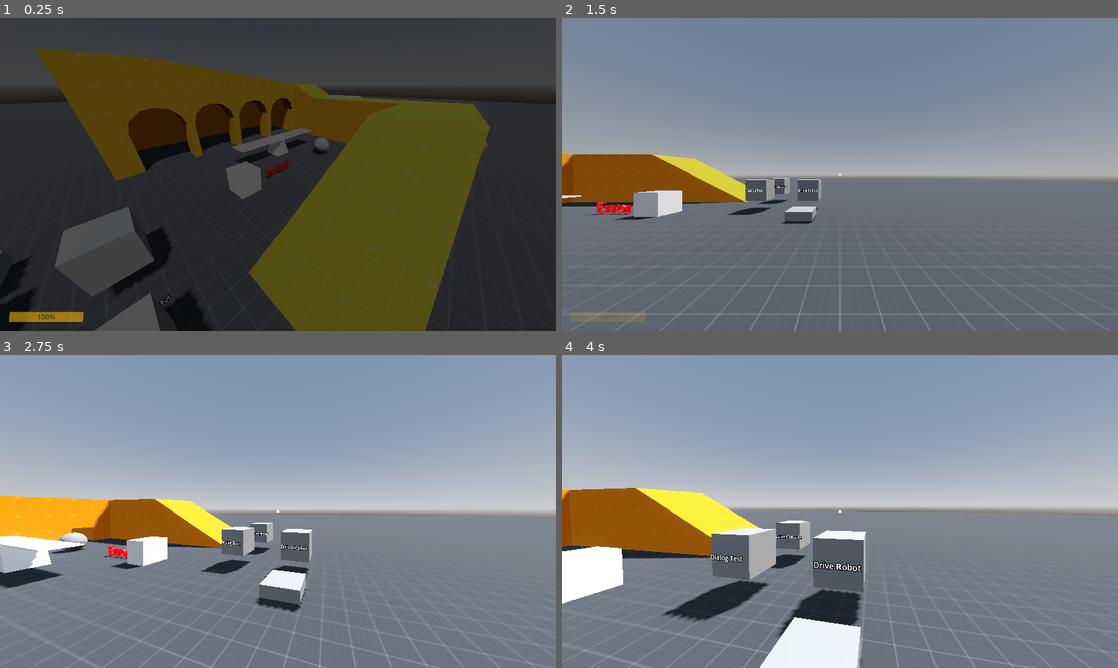
Above: before the commit, frames 1-4 (two rows, left to right).
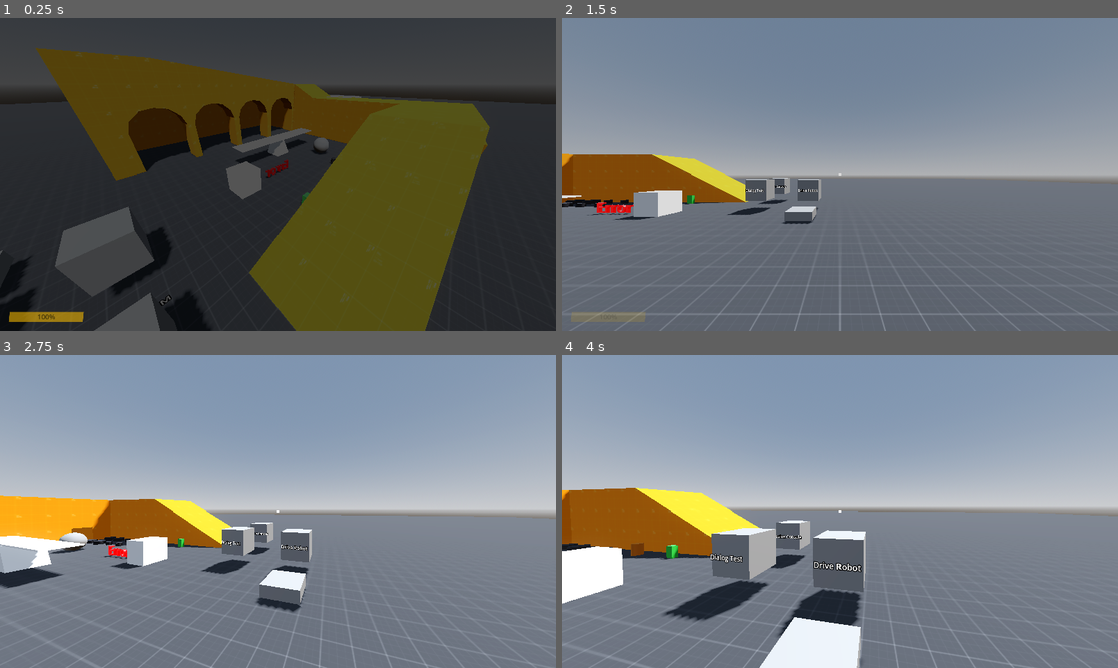
Above: after the commit, the same moments.

Repository: m-rafiwidya/Last-Light-NasaSpaceApps
Game: Godot game, scene res://src/main.tscn
The game is run twice, just before and just after one commit, with the same random seed, the same clock (stepped at 60 frames per second) and the same inputs.
Inputs (mouse positions are in pixels of both pictures, inside the frame that each line leads up to):
- Up to frame 1 (0.25 s): no input
- Up to frame 2 (1.5 s): click "Start" at 0.5 s; move the mouse to (867, 174) at 1.27 s; hold W (move_forward) from 1.28 s (still down); click (867, 174) at 1.35 s
- Up to frame 3 (2.75 s): keep holding W (move_forward); tap Space (move_jump) at 1.52, 2.27 s; move the mouse to (250, 511) at 2.02 s; right-click (250, 511) at 2.1 s
- Up to frame 4 (4 s): keep holding W (move_forward); move the mouse to (851, 505) at 2.77 s; tap E (interact_use) at 2.85 s; move the mouse to (834, 517) at 3.52 s; tap Ctrl (move_crouch) at 3.6 s; tap Space (move_jump) at 3.77 s

The runs differ from the first frame. In frame 1, less than 0.1% of the frame differs, in the area x 54-61%, y 44-60%; in frame 2, 0.2%; in frame 3, 0.1%; in frame 4, 0.3%, in the area x 0-21%, y 60-66%.

Commit message:
introduced part system

Diff:
--- a/game/src/levels/test_level.tscn
+++ b/game/src/levels/test_level.tscn
@@ -7,6 +7,10 @@
 [ext_resource type="Resource" uid="uid://caanilnhaye2v" path="res://res/dialogs/test_sequence.tres" id="5_dlgseq"]
 [ext_resource type="PackedScene" uid="uid://dvqu81j65chtr" path="res://src/robot/robot.tscn" id="6_robot"]
 [ext_resource type="Script" uid="uid://dejcbl7savjo6" path="res://src/robot/robot_controller.gd" id="7_robotctl"]
+[ext_resource type="PackedScene" uid="uid://6lqw13v7axa8" path="res://src/robot/socket/hotswap_socket.tscn" id="20_socket"]
+[ext_resource type="PackedScene" uid="uid://dtk4pjjttlx0" path="res://src/robot/socket/wheel_part.tscn" id="21_wheel"]
+[ext_resource type="PackedScene" path="res://src/robot/socket/motor_part.tscn" id="22_motor"]
+[ext_resource type="PackedScene" path="res://src/robot/socket/battery_part.tscn" id="23_battery"]
 
 [sub_resource type="ProceduralSkyMaterial" id="ProceduralSkyMaterial_6o3kl"]
 sky_horizon_color = Color(0.66224277, 0.6717428, 0.6867428, 1)
@@ -399,3 +403,56 @@
 [node name="Robot" parent="." unique_id=1373955819 node_paths=PackedStringArray("controller") instance=ExtResource("6_robot")]
 transform = Transform3D(1, 0, 0, 0, 1, 0, 0, 0, 1, 10.5, 0.5, -1.2)
 controller = NodePath("../RobotController")
+
+[node name="HotswapSocketWheel" parent="." unique_id=1283709664 instance=ExtResource("20_socket")]
+transform = Transform3D(1, 0, 0, 0, 1, 0, 0, 0, 1, -1, 0, -3)
+socket_name = "Wheel Socket"
+accepts_any_type = false
+
+[node name="HotswapSocketMotor" parent="." unique_id=1298098854 instance=ExtResource("20_socket")]
+transform = Transform3D(1, 0, 0, 0, 1, 0, 0, 0, 1, 1, 0, -3)
+socket_name = "Motor Socket"
+accepts_any_type = false
+accepted_type = 1
+
+[node name="HotswapSocketBattery" parent="." unique_id=321431165 instance=ExtResource("20_socket")]
+transform = Transform3D(1, 0, 0, 0, 1, 0, 0, 0, 1, 3, 0, -3)
+socket_name = "Battery Socket"
+accepts_any_type = false
+accepted_type = 2
+
+[node name="WheelPart" parent="." unique_id=483669891 instance=ExtResource("21_wheel")]
+transform = Transform3D(1, 0, 0, 0, 1, 0, 0, 0, 1, -1, 0.5, -4.5)
+
+[node name="WheelPart2" parent="." unique_id=836262940 instance=ExtResource("21_wheel")]
+transform = Transform3D(1, 0, 0, 0, 1, 0, 0, 0, 1, -2, 0.5, -4.5)
+
+[node name="WheelPart3" parent="." unique_id=732545009 instance=ExtResource("21_wheel")]
+transform = Transform3D(1, 0, 0, 0, 1, 0, 0, 0, 1, -1, 0.5, -3.5)
+
+[node name="WheelPart4" parent="." unique_id=62990532 instance=ExtResource("21_wheel")]
+transform = Transform3D(1, 0, 0, 0, 1, 0, 0, 0, 1, -2, 0.5, -3.5)
+
+[node name="WheelPart5" parent="." unique_id=896151358 instance=ExtResource("21_wheel")]
+transform = Transform3D(1, 0, 0, 0, 1, 0, 0, 0, 1, -3, 0.5, -4.5)
+radius = 0.3
+
+[node name="WheelPart6" parent="." unique_id=1784414197 instance=ExtResource("21_wheel")]
+transform = Transform3D(1, 0, 0, 0, 1, 0, 0, 0, 1, -4, 0.5, -4.5)
+radius = 0.3
+
+[node name="WheelPart7" parent="." unique_id=1706634199 instance=ExtResource("21_wheel")]
+transform = Transform3D(1, 0, 0, 0, 1, 0, 0, 0, 1, -3, 0.5, -3.5)
+radius = 0.3
+
+[node name="WheelPart8" parent="." unique_id=785140708 instance=ExtResource("21_wheel")]
+transform = Transform3D(1, 0, 0, 0, 1, 0, 0, 0, 1, -4, 0.5, -3.5)
+radius = 0.3
+
+[node name="MotorPart" parent="." unique_id=664850556 instance=ExtResource("22_motor")]
+transform = Transform3D(1, 0, 0, 0, 1, 0, 0, 0, 1, 1, 0.5, -4.5)
+max_torque = 100.0
+
+[node name="BatteryPart" parent="." unique_id=1593277663 instance=ExtResource("23_battery")]
+transform = Transform3D(1, 0, 0, 0, 1, 0, 0, 0, 1, 3, 0.5, -4.5)
+capacity = 100.0
--- a/game/src/robot/robot.gd
+++ b/game/src/robot/robot.gd
@@ -11,6 +11,15 @@
 @export var pivot: Node3D
 @export var camera: Camera3D
 @export var raycast: RayCast3D
+
+# Sockets that hold the wheel parts. Each wheel is placed by the running gear
+# (suspension travel) and takes its radius from the mounted WheelPart.
+@export_group("Wheel Sockets")
+@export var front_left_socket: HotswapSocket
+@export var front_right_socket: HotswapSocket
+@export var rear_left_socket: HotswapSocket
+@export var rear_right_socket: HotswapSocket
+@export_group("")
 
 # Single fixed gear, used for both forward and reverse. The engine is rigidly
 # coupled to the driven wheels (no clutch).
@@ -37,6 +46,8 @@
 var motor_torque: float = 0.0
 var differential_angular_velocity: float = 0.0
 
+var wheel_sockets: Dictionary = {}
+
 # Object pickup (shared with the player, see ObjectHolder)
 var holder: ObjectHolder
 # Held object or whatever the pickup ray is aiming at (used by the robot HUD crosshair)
@@ -46,6 +57,12 @@
 func _ready() -> void:
 	Debug.current_robot = self
 	running_gear.update_wheel_properties()
+	wheel_sockets = {
+		RunningGear.Wheel.FRONT_LEFT: front_left_socket,
+		RunningGear.Wheel.FRONT_RIGHT: front_right_socket,
+		RunningGear.Wheel.REAR_LEFT: rear_left_socket,
+		RunningGear.Wheel.REAR_RIGHT: rear_right_socket,
+	}
 
 	# The robot is on the props layer, so the pickup ray must not pick up the robot itself
 	raycast.add_exception(self)
@@ -91,9 +108,37 @@
 	looking_at_object = holder.held_object if holder.held_object else raycast.get_collider()
 
 	holder.update(delta)
+	_update_wheel_parts()
 
 	camera.rotation.x = controller.camera_altitude
 	pivot.rotation.y = controller.camera_azimuth
+
+
+# Reads the radius of each mounted WheelPart into the running gear and moves the
+# part to where the running gear says its wheel is (hanging from the suspension).
+# An empty socket falls back to the running gear's default wheel_radius.
+func _update_wheel_parts() -> void:
+	var inverse_basis: Basis = global_transform.basis.inverse()
+	for wheel in wheel_sockets:
+		var properties: Dictionary = running_gear.wheel_properties[wheel]
+		var wheel_part: WheelPart = null
+		if wheel_sockets[wheel]:
+			wheel_part = wheel_sockets[wheel].part as WheelPart
+
+		var radius: float = wheel_part.radius if wheel_part else running_gear.wheel_radius
+		properties[RunningGear.WheelProperty.EFFECTIVE_RADIUS] = radius
+		if not wheel_part:
+			continue
+
+		# Height of the ground under the wheel in robot space. Without contact the
+		# suspension is fully extended, i.e. at the end of the suspension ray.
+		var ground_height: float = -properties[RunningGear.WheelProperty.RIDE_HEIGHT]
+		if running_gear.wheel_states[wheel][RunningGear.WheelState.IN_CONTACT]:
+			ground_height = (inverse_basis * running_gear.wheel_states[wheel][RunningGear.WheelState.CONTACT_POINT]).y
+
+		var wheel_position: Vector3 = properties[RunningGear.WheelProperty.POSITION]
+		wheel_position.y = ground_height + radius
+		wheel_part.global_position = to_global(wheel_position)
 
 
 func _integrate_forces(state) -> void:
--- a/game/src/robot/robot.tscn
+++ b/game/src/robot/robot.tscn
@@ -4,6 +4,7 @@
 [ext_resource type="Script" uid="uid://cq1fv7irf222e" path="res://src/robot/components/engine_sound.gd" id="2_460mh"]
 [ext_resource type="PackedScene" uid="uid://4arryn46ujiy" path="res://src/robot/components/engine.tscn" id="2_y3xmu"]
 [ext_resource type="PackedScene" uid="uid://c5pjveyc6065i" path="res://src/robot/components/running_gear.tscn" id="4_6b27f"]
+[ext_resource type="PackedScene" uid="uid://6lqw13v7axa8" path="res://src/robot/socket/hotswap_socket.tscn" id="20_socket"]
 
 [sub_resource type="PhysicsMaterial" id="PhysicsMaterial_6kj2t"]
 bounce = 0.5
@@ -15,7 +16,7 @@
 [sub_resource type="BoxMesh" id="BoxMesh_xa74p"]
 size = Vector3(1, 0.32641602, 1)
 
-[node name="Robot" type="RigidBody3D" unique_id=405660351 node_paths=PackedStringArray("running_gear", "engine", "pivot", "camera", "raycast")]
+[node name="Robot" type="RigidBody3D" unique_id=405660351 node_paths=PackedStringArray("running_gear", "engine", "pivot", "camera", "raycast", "front_left_socket", "front_right_socket", "rear_left_socket", "rear_right_socket")]
 collision_layer = 6
 collision_mask = 7
 mass = 80.0
@@ -33,6 +34,10 @@
 pivot = NodePath("Pivot")
 camera = NodePath("Pivot/Camera3D")
 raycast = NodePath("Pivot/Camera3D/RayCast3D")
+front_left_socket = NodePath("HotswapSocket4")
+front_right_socket = NodePath("HotswapSocket5")
+rear_left_socket = NodePath("HotswapSocket2")
+rear_right_socket = NodePath("HotswapSocket6")
 
 [node name="Engine" parent="." unique_id=1105020877 instance=ExtResource("2_y3xmu")]
 
@@ -47,11 +52,6 @@
 [node name="BodyCollision" type="CollisionPolygon3D" parent="." unique_id=1915869618]
 transform = Transform3D(-4.37114e-08, 0, -1, 0, 1, 0, 1, 0, -4.37114e-08, 0, 0, 0)
 polygon = PackedVector2Array(0.4, 0, 0.5, 0.1, 0.5, 0.35, -0.5, 0.25, -0.5, 0.1, -0.4, 0)
-
-[node name="CockpitCollision" type="CollisionPolygon3D" parent="." unique_id=2123652665]
-transform = Transform3D(1, 0, 0, 0, 1, 0, 0, 0, 1, 0, 0, 0.2)
-depth = 0.5
-polygon = PackedVector2Array(0.25, 0.3, -0.25, 0.3, -0.1, 0.6, 0.1, 0.6)
 
 [node name="Pivot" type="Node3D" parent="." unique_id=2031539751]
 transform = Transform3D(1, 0, 0, 0, 1, 0, 0, 0, 1, 0, 1, -0.2)
@@ -76,3 +76,29 @@
 [node name="MeshInstance3D" type="MeshInstance3D" parent="." unique_id=2071253017]
 transform = Transform3D(1, 0, 0, 0, 1, 0, 0, 0, 1, 0, 0.17224121, 0)
 mesh = SubResource("BoxMesh_xa74p")
+
+[node name="HotswapSocket" parent="." unique_id=1918480086 instance=ExtResource("20_socket")]
+transform = Transform3D(1, 0, 0, 0, 1, 0, 0, 0, 1, 0, 0.3, -0.3)
+accepts_any_type = false
+accepted_type = 1
+
+[node name="HotswapSocket3" parent="." unique_id=1336823150 instance=ExtResource("20_socket")]
+transform = Transform3D(1, 0, 0, 0, 1, 0, 0, 0, 1, 0, 0.3, 0.29999998)
+accepts_any_type = false
+accepted_type = 2
+
+[node name="HotswapSocket2" parent="." unique_id=1712093545 instance=ExtResource("20_socket")]
+transform = Transform3D(-4.371139e-08, -1, 0, 1, -4.371139e-08, 0, 0, 0, 1, -0.5, 0, 0.5)
+accepts_any_type = false
+
+[node name="HotswapSocket4" parent="." unique_id=953150043 instance=ExtResource("20_socket")]
+transform = Transform3D(-4.371139e-08, -1, 0, 1, -4.371139e-08, 0, 0, 0, 1, -0.5, 0, -0.5)
+accepts_any_type = false
+
+[node name="HotswapSocket5" parent="." unique_id=732514943 instance=ExtResource("20_socket")]
+transform = Transform3D(4.371139e-08, 1, -8.742278e-08, 1, -4.371139e-08, 0, -3.821371e-15, -8.742278e-08, -1, 0.49999994, 0, -0.5)
+accepts_any_type = false
+
+[node name="HotswapSocket6" parent="." unique_id=1708376784 instance=ExtResource("20_socket")]
+transform = Transform3D(4.371139e-08, 1, -8.742278e-08, 1, -4.371139e-08, 0, -3.821371e-15, -8.742278e-08, -1, 0.5, 0, 0.5)
+accepts_any_type = false
--- /dev/null
+++ b/game/src/robot/socket/battery_part.gd
@@ -0,0 +1,9 @@
+class_name BatteryPart
+
+extends HotswapPart
+
+@export var capacity: float = 100.0
+
+
+func _init() -> void:
+	part_type = PartType.BATTERY
--- /dev/null
+++ b/game/src/robot/socket/battery_part.tscn
@@ -0,0 +1,23 @@
+[gd_scene format=3]
+
+[ext_resource type="PackedScene" path="res://src/robot/socket/hotswap_part.tscn" id="1_base"]
+[ext_resource type="Script" path="res://src/robot/socket/battery_part.gd" id="2_script"]
+
+[sub_resource type="BoxShape3D" id="Shape_battery"]
+size = Vector3(0.3, 0.5, 0.2)
+
+[sub_resource type="BoxMesh" id="Mesh_battery"]
+size = Vector3(0.3, 0.5, 0.2)
+
+[node name="BatteryPart" instance=ExtResource("1_base")]
+script = ExtResource("2_script")
+part_type = 2
+display_name = "Battery"
+tint = Color(0.2, 0.75, 0.25, 1)
+mount_offset = Vector3(0, 0.25, 0)
+
+[node name="CollisionShape3D" parent="." index="0"]
+shape = SubResource("Shape_battery")
+
+[node name="Model" parent="." index="1"]
+mesh = SubResource("Mesh_battery")
--- /dev/null
+++ b/game/src/robot/socket/hotswap_part.gd
@@ -0,0 +1,63 @@
+class_name HotswapPart
+
+extends RigidBody3D
+
+## Base class for anything that can be plugged into a HotswapSocket (wheels, motors,
+## batteries...). While loose it is an ordinary pickup prop on the props layer. While
+## mounted it is frozen, has no collision (so it can't push the robot around) and is
+## parented to the socket's mount point, so it follows the robot without any lag.
+## Concrete parts (WheelPart, MotorPart, BatteryPart) add the stats the robot reads.
+
+enum PartType { WHEEL, MOTOR, BATTERY }
+
+@export var part_type: PartType = PartType.WHEEL
+@export var display_name: String = "Hotswap Part"
+## Colour of the placeholder model (the child MeshInstance3D named "Model")
+@export var tint: Color = Color(0.25, 0.25, 0.28)
+## Local offset from the socket's mount point while mounted
+@export var mount_offset: Vector3 = Vector3.ZERO
+
+## The socket this part is plugged into, null while loose
+var socket: HotswapSocket = null
+
+var _free_layer: int = 0
+var _free_mask: int = 0
+
+
+func _ready() -> void:
+	var model := get_node_or_null("Model") as MeshInstance3D
+	if model:
+		var material := StandardMaterial3D.new()
+		material.albedo_color = tint
+		model.material_override = material
+
+
+
+func get_display_name() -> String:
+	return display_name
+
+
+func is_mounted() -> bool:
+	return socket != null
+
+
+## Called by HotswapSocket after it has parented this part to its mount point.
+func attach_to(new_socket: HotswapSocket) -> void:
+	socket = new_socket
+	_free_layer = collision_layer
+	_free_mask = collision_mask
+	collision_layer = 0
+	collision_mask = 0
+	linear_velocity = Vector3.ZERO
+	angular_velocity = Vector3.ZERO
+	freeze_mode = RigidBody3D.FREEZE_MODE_STATIC
+	freeze = true
+
+
+## Called by HotswapSocket after it has moved this part back into the world.
+## The layers are restored here, so ObjectHolder.pickup() can be used right afterwards.
+func detach() -> void:
+	socket = null
+	collision_layer = _free_layer
+	collision_mask = _free_mask
+	freeze = false
--- /dev/null
+++ b/game/src/robot/socket/hotswap_part.tscn
@@ -0,0 +1,21 @@
+[gd_scene format=3]
+
+[ext_resource type="Script" path="res://src/robot/socket/hotswap_part.gd" id="1_part"]
+
+[sub_resource type="BoxShape3D" id="BoxShape3D_part"]
+size = Vector3(0.4, 0.4, 0.4)
+
+[sub_resource type="BoxMesh" id="BoxMesh_part"]
+size = Vector3(0.4, 0.4, 0.4)
+
+[node name="HotswapPart" type="RigidBody3D"]
+collision_layer = 4
+collision_mask = 15
+mass = 5.0
+script = ExtResource("1_part")
+
+[node name="CollisionShape3D" type="CollisionShape3D" parent="."]
+shape = SubResource("BoxShape3D_part")
+
+[node name="Model" type="MeshInstance3D" parent="."]
+mesh = SubResource("BoxMesh_part")
--- /dev/null
+++ b/game/src/robot/socket/hotswap_socket.gd
@@ -0,0 +1,88 @@
+class_name HotswapSocket
+
+extends Node3D
+
+## A slot on the robot that a HotswapPart can be plugged into. A loose part that overlaps
+## `PartCapture` is mounted automatically; the player takes it out again by using
+## the `InteractTrigger` (E), which puts the part in their hands.
+## The robot keeps references to its sockets and reads `part` to adjust its variables.
+
+signal part_mounted(part: HotswapPart)
+signal part_unmounted(part: HotswapPart)
+
+@export var socket_name: String = "Socket"
+## When false only parts of `accepted_type` are mounted
+@export var accepts_any_type: bool = true
+@export var accepted_type: HotswapPart.PartType = HotswapPart.PartType.WHEEL
+
+## The mounted part, null while the socket is empty
+var part: HotswapPart = null
+
+var _world: Node = null
+
+@onready var _capture: Area3D = $PartCapture
+@onready var _trigger: InteractTrigger = $InteractTrigger
+@onready var _trigger_shape: CollisionShape3D = $InteractTrigger/CollisionShape3D
+@onready var _mount_point: Marker3D = $MountPoint
+
+
+func _ready() -> void:
+	_trigger.interacted.connect(_on_interact_trigger_interacted)
+	_set_trigger_enabled(false)
+
+
+func is_occupied() -> bool:
+	return part != null
+
+
+func can_accept(candidate: HotswapPart) -> bool:
+	if part or candidate.is_mounted():
+		return false
+	return accepts_any_type or candidate.part_type == accepted_type
+
+
+func mount(new_part: HotswapPart) -> void:
+	if not can_accept(new_part):
+		return
+	part = new_part
+	_world = new_part.get_parent()
+	new_part.attach_to(self)
+	new_part.reparent(_mount_point, false)
+	new_part.transform = Transform3D(Basis.IDENTITY, new_part.mount_offset)
+	_trigger.tooltip = 'Press "E" to take out ' + new_part.get_display_name()
+	_set_trigger_enabled(true)
+	part_mounted.emit(new_part)
+
+
+## Moves the mounted part back into the world and returns it (null if the socket was empty).
+func unmount() -> HotswapPart:
+	if not part:
+		return null
+	var old_part := part
+	part = null
+	var new_parent: Node = _world if is_instance_valid(_world) else get_tree().current_scene
+	old_part.reparent(new_parent, true)
+	old_part.detach()
+	_trigger.tooltip = ""
+	_set_trigger_enabled(false)
+	part_unmounted.emit(old_part)
+	return old_part
+
+
+func _physics_process(_delta: float) -> void:
+	if part:
+		return
+	for body in _capture.get_overlapping_bodies():
+		if body is HotswapPart and can_accept(body):
+			mount(body)
+			return
+
+
+func _set_trigger_enabled(enabled: bool) -> void:
+	_trigger_shape.set_deferred("disabled", not enabled)
+
+
+func _on_interact_trigger_interacted(player: Player) -> void:
+	var taken := unmount()
+	if taken:
+		player.holder.pickup(taken)
--- /dev/null
+++ b/game/src/robot/socket/hotswap_socket.tscn
@@ -0,0 +1,49 @@
+[gd_scene format=3 uid="uid://6lqw13v7axa8"]
+
+[ext_resource type="Script" uid="uid://c43iwjqa2pe81" path="res://src/robot/socket/hotswap_socket.gd" id="1_socket"]
+[ext_resource type="Script" uid="uid://b3epixqjbcndx" path="res://src/interact_trigger/interact_trigger.gd" id="2_trigger"]
+
+[sub_resource type="StandardMaterial3D" id="Material_base"]
+albedo_color = Color(0.15, 0.55, 0.2, 1)
+
+[sub_resource type="BoxMesh" id="BoxMesh_base"]
+size = Vector3(0.5, 0.1, 0.5)
+
+[sub_resource type="BoxShape3D" id="BoxShape3D_trigger"]
+size = Vector3(0.5, 0.8, 0.4)
+
+[sub_resource type="BoxShape3D" id="BoxShape3D_capture"]
+size = Vector3(0.5, 0.6, 0.5)
+
+[node name="HotswapSocket" type="Node3D" unique_id=1524296194]
+script = ExtResource("1_socket")
+
+[node name="Base" type="MeshInstance3D" parent="." unique_id=754433764]
+transform = Transform3D(1, 0, 0, 0, 1, 0, 0, 0, 1, 0, 0.05, 0)
+visible = false
+material_override = SubResource("Material_base")
+mesh = SubResource("BoxMesh_base")
+
+[node name="InteractTrigger" type="Area3D" parent="." unique_id=958865562]
+collision_layer = 16
+collision_mask = 0
+monitoring = false
+script = ExtResource("2_trigger")
+tooltip = ""
+
+[node name="CollisionShape3D" type="CollisionShape3D" parent="InteractTrigger" unique_id=2056064871]
+transform = Transform3D(1, 0, 0, 0, 1, 0, 0, 0, 1, 0, 0.4, 0)
+shape = SubResource("BoxShape3D_trigger")
+disabled = true
+
+[node name="PartCapture" type="Area3D" parent="." unique_id=1457148894]
+collision_layer = 0
+collision_mask = 4
+
+[node name="CollisionShape3D" type="CollisionShape3D" parent="PartCapture" unique_id=1086714124]
+transform = Transform3D(1, 0, 0, 0, 1, 0, 0, 0, 1, 0, 0.35, 0)
+shape = SubResource("BoxShape3D_capture")
+debug_color = Color(0.94, 0, 0.6, 0.42)
+
+[node name="MountPoint" type="Marker3D" parent="." unique_id=1944839217]
+transform = Transform3D(1, 0, 0, 0, 1, 0, 0, 0, 1, 0, 0.1, 0)
--- /dev/null
+++ b/game/src/robot/socket/motor_part.gd
@@ -0,0 +1,9 @@
+class_name MotorPart
+
+extends HotswapPart
+
+@export var max_torque: float = 100.0
+
+
+func _init() -> void:
+	part_type = PartType.MOTOR
--- /dev/null
+++ b/game/src/robot/socket/motor_part.tscn
@@ -0,0 +1,26 @@
+[gd_scene format=3]
+
+[ext_resource type="PackedScene" path="res://src/robot/socket/hotswap_part.tscn" id="1_base"]
+[ext_resource type="Script" path="res://src/robot/socket/motor_part.gd" id="2_script"]
+
+[sub_resource type="CylinderShape3D" id="Shape_motor"]
+height = 0.5
+radius = 0.18
+
+[sub_resource type="CylinderMesh" id="Mesh_motor"]
+top_radius = 0.18
+bottom_radius = 0.18
+height = 0.5
+
+[node name="MotorPart" instance=ExtResource("1_base")]
+script = ExtResource("2_script")
+part_type = 1
+display_name = "Motor"
+tint = Color(0.8, 0.45, 0.1, 1)
+mount_offset = Vector3(0, 0.25, 0)
+
+[node name="CollisionShape3D" parent="." index="0"]
+shape = SubResource("Shape_motor")
+
+[node name="Model" parent="." index="1"]
+mesh = SubResource("Mesh_motor")
--- /dev/null
+++ b/game/src/robot/socket/wheel_part.gd
@@ -0,0 +1,41 @@
+class_name WheelPart
+
+extends HotswapPart
+
+## Radius of the wheel (m). The placeholder model and collision shape follow it.
+@export var radius: float = 0.15:
+	set(value):
+		radius = value
+		if is_node_ready():
+			_apply_radius()
+@export var grip: float = 1.0
+
+var _model_base_radius: float = 0.0
+
+
+func _init() -> void:
+	part_type = PartType.WHEEL
+
+
+func _ready() -> void:
+	super._ready()
+	var model := get_node_or_null("Model") as MeshInstance3D
+	if model and model.mesh is CylinderMesh:
+		_model_base_radius = (model.mesh as CylinderMesh).bottom_radius
+	_apply_radius()
+
+
+func _apply_radius() -> void:
+	# The cylinder's axis is local Y, so only X and Z (the radius) are scaled
+	var model := get_node_or_null("Model") as MeshInstance3D
+	if model and _model_base_radius > 0.0:
+		var factor: float = radius / _model_base_radius
+		model.scale = Vector3(factor, 1.0, factor)
+
+	# Scaling collision shapes is unreliable in physics, so resize the shape itself.
+	# The shape resource is shared by every WheelPart, so give this one its own copy.
+	var collision := get_node_or_null("CollisionShape3D") as CollisionShape3D
+	if collision and collision.shape is CylinderShape3D:
+		var shape := collision.shape.duplicate() as CylinderShape3D
+		shape.radius = radius
+		collision.shape = shape
--- /dev/null
+++ b/game/src/robot/socket/wheel_part.tscn
@@ -0,0 +1,27 @@
+[gd_scene format=3 uid="uid://dtk4pjjttlx0"]
+
+[ext_resource type="PackedScene" path="res://src/robot/socket/hotswap_part.tscn" id="1_base"]
+[ext_resource type="Script" uid="uid://b5slexw13j287" path="res://src/robot/socket/wheel_part.gd" id="2_script"]
+
+[sub_resource type="CylinderShape3D" id="Shape_wheel"]
+height = 0.2
+radius = 0.15
+
+[sub_resource type="CylinderMesh" id="Mesh_wheel"]
+top_radius = 0.15
+bottom_radius = 0.15
+height = 0.2
+
+[node name="WheelPart" unique_id=836262940 instance=ExtResource("1_base")]
+script = ExtResource("2_script")
+radius = 0.15
+grip = 1.0
+display_name = "Wheel"
+tint = Color(0.15, 0.15, 0.17, 1)
+
+[node name="CollisionShape3D" parent="." index="0"]
+transform = Transform3D(1, -4.371139e-08, 0, 4.371139e-08, 1, 0, 0, 0, 1, 0, 0, 0)
+shape = SubResource("Shape_wheel")
+
+[node name="Model" parent="." index="1"]
+mesh = SubResource("Mesh_wheel")
Not shown, added: game/src/robot/socket/battery_part.gd.uid
Not shown, added: game/src/robot/socket/hotswap_part.gd.uid
Not shown, added: game/src/robot/socket/hotswap_socket.gd.uid
Not shown, added: game/src/robot/socket/motor_part.gd.uid
Not shown, added: game/src/robot/socket/wheel_part.gd.uid
